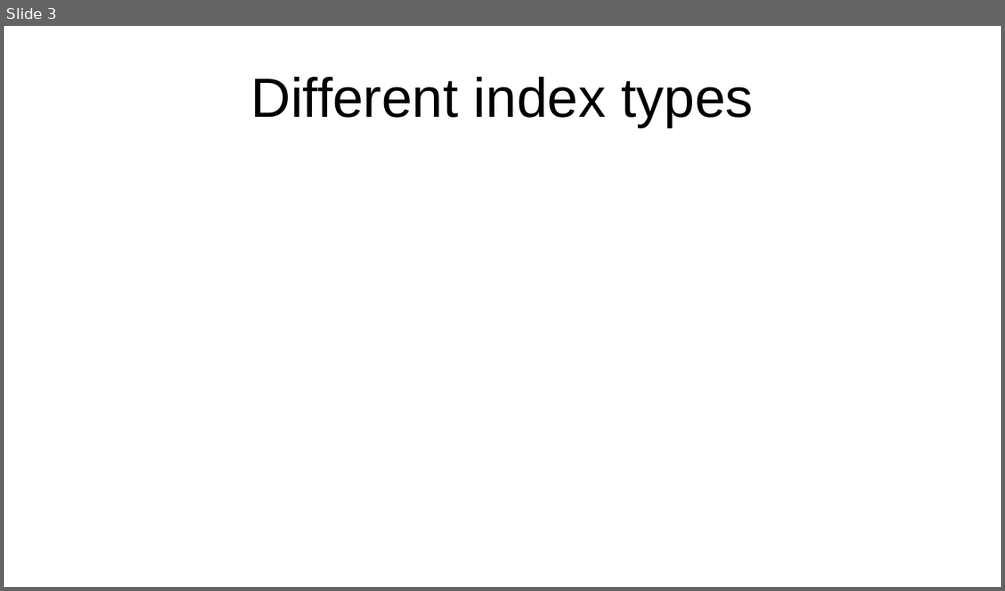
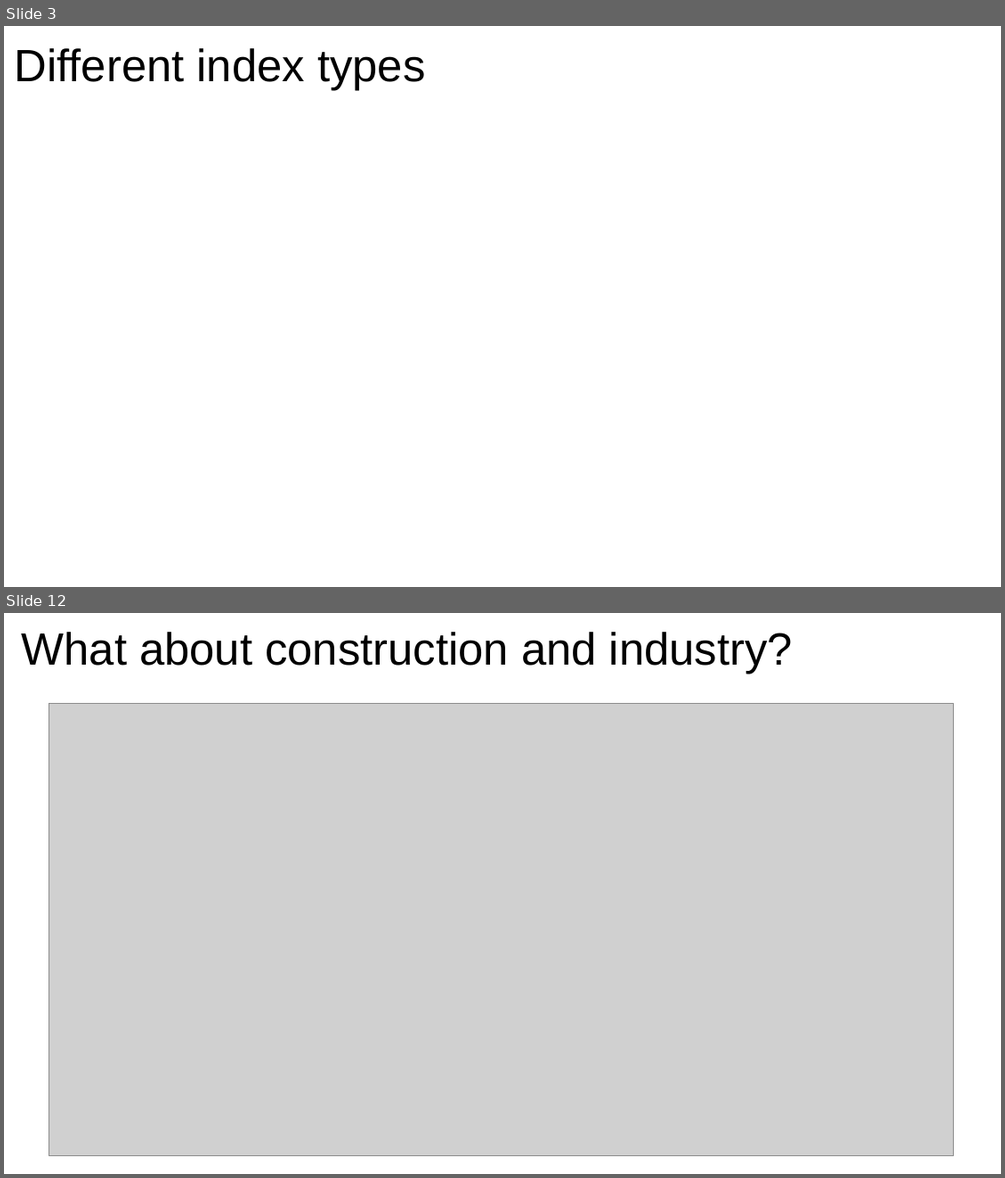
Before and after one commit to xdxdhh/czech_economy_analysis, a slide deck: presentation.odp. Shown one above the other, each under a label of ours: slide 3 before the commit, slides 3 and 12 after it; the slides between them are not shown. The pictures are 1005x591 and 1005x1178 pixels, drawn with LibreOffice and Linux fonts; fonts in the diff are those of the drawing; grey boxes stand for pictures. Boxes give left, top, right and bottom in pixels: in the first picture for what was removed or moved away, otherwise in the second. Text is boxed around its words. In the diff, an @@ line names an element or a change of style, - is before the commit and + after.

```diff
--- a/presentation.odp
+++ b/presentation.odp
@@ slide 12 added at (x1=4, y1=613, x2=1001, y2=1174), background #FFFFFF @@
@@ title added at (x1=22, y1=632, x2=793, y2=674), 36 pt, text #000000 @@
+What about construction and industry?
@@ picture added at (x1=49, y1=704, x2=954, y2=1156) @@
@@ slide 3 changed as well @@
@@ title "Different index types" moved from (x1=251, y1=77, x2=752, y2=127) to (x1=15, y1=48, x2=425, y2=91) @@
@@ title "Different index types" at (x1=15, y1=48, x2=425, y2=91): size 44 to 36 pt @@
```
Also in this commit, not shown: 1 other slide changed, 10 other slides added, 1 slide removed, 17 other files.
